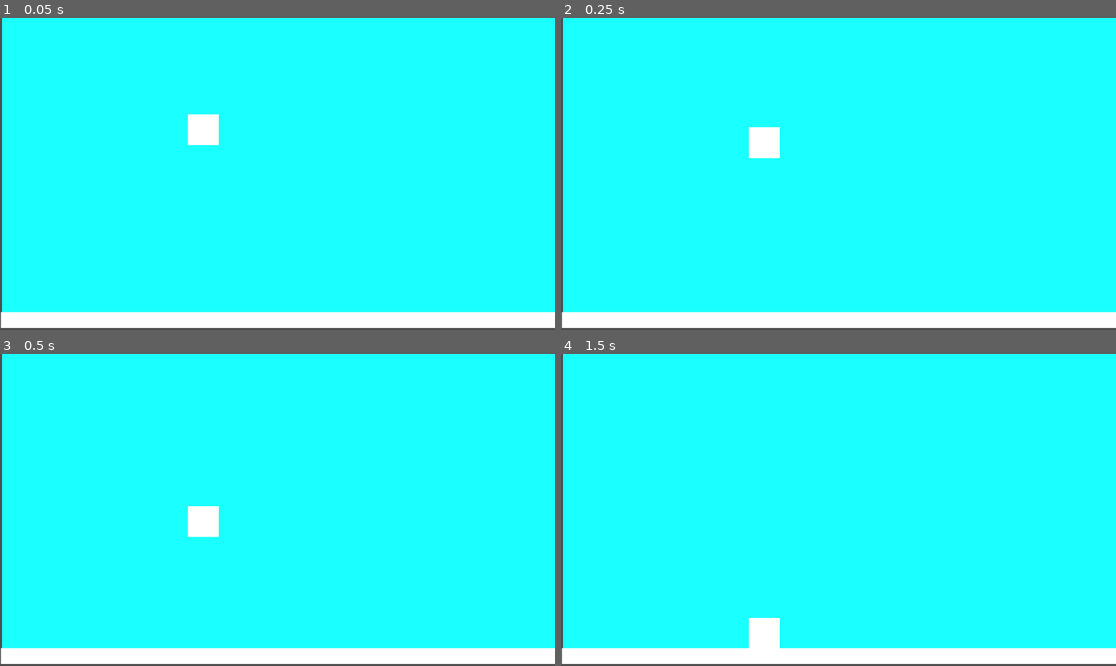
Above: before the commit, frames 1-4 (two rows, left to right).
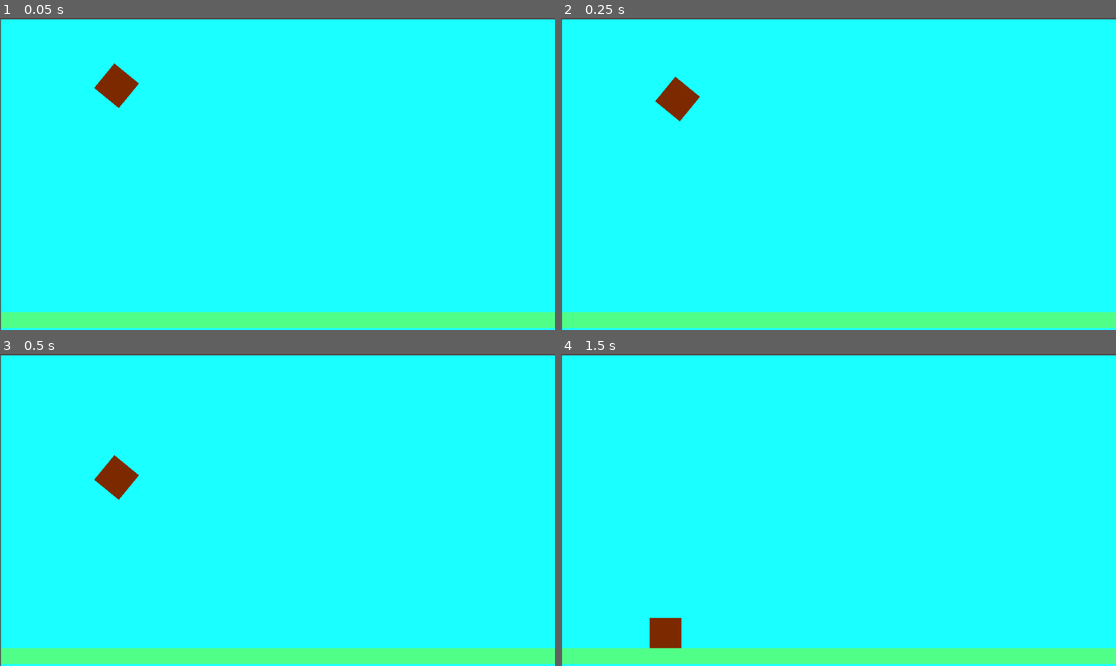
Above: after the commit, the same moments.

Repository: pisi774/Trilha-Godot
Game: Godot game, scene res://node_2d.tscn
Two runs of this game, one before a commit and one after it. Both use one fixed random seed, a clock stepped at 60 frames per second and the inputs below.
Inputs:
- Up to frame 1 (0.05 s): no input
- Up to frame 2 (0.25 s): no input
- Up to frame 3 (0.5 s): no input
- Up to frame 4 (1.5 s): no input

The runs differ from the first frame. In frame 1, 7.6% of the frame differs, in the area x 0-100%, y 0-100%; in frame 2, 7.6%; in frame 3, 7.6%; in frame 4, 7.6%.

Commit message:
Estrutura Física
adicionada estrutura física ao projeto

Diff:
--- a/segundo projeto/segundo-projeto/node_2d.tscn
+++ b/segundo projeto/segundo-projeto/node_2d.tscn
@@ -1,7 +1,7 @@
 [gd_scene load_steps=3 format=3 uid="uid://cxrvpmdoqp0q2"]
 
 [sub_resource type="RectangleShape2D" id="RectangleShape2D_y32ns"]
-size = Vector2(64, 64)
+size = Vector2(66, 64)
 
 [sub_resource type="RectangleShape2D" id="RectangleShape2D_wtcfe"]
 size = Vector2(1153, 33)
@@ -9,23 +9,26 @@
 [node name="Node2D" type="Node2D"]
 
 [node name="ColorRect" type="ColorRect" parent="."]
-offset_left = 4.0
-offset_top = -2.0
-offset_right = 1154.0
-offset_bottom = 643.0
+offset_left = 2.0
+offset_top = 3.0
+offset_right = 1152.0
+offset_bottom = 648.0
 color = Color(0.101961, 1, 1, 1)
 
 [node name="RigidBody2D" type="RigidBody2D" parent="."]
+position = Vector2(44, -69)
 
 [node name="CollisionShape2D" type="CollisionShape2D" parent="RigidBody2D"]
-position = Vector2(421, 231)
+position = Vector2(200, 208)
+rotation = 2.25718
 shape = SubResource("RectangleShape2D_y32ns")
 
 [node name="ColorRect" type="ColorRect" parent="RigidBody2D/CollisionShape2D"]
 offset_left = -31.0
 offset_top = -32.0
-offset_right = 33.0
-offset_bottom = 32.0
+offset_right = 35.0
+offset_bottom = 34.0
+color = Color(0.490166, 0.16244, 2.83971e-06, 1)
 metadata/_edit_use_anchors_ = true
 
 [node name="StaticBody2D" type="StaticBody2D" parent="."]
@@ -39,3 +42,4 @@
 offset_top = 611.0
 offset_right = 1155.0
 offset_bottom = 644.0
+color = Color(0.313726, 1, 0.533333, 1)
